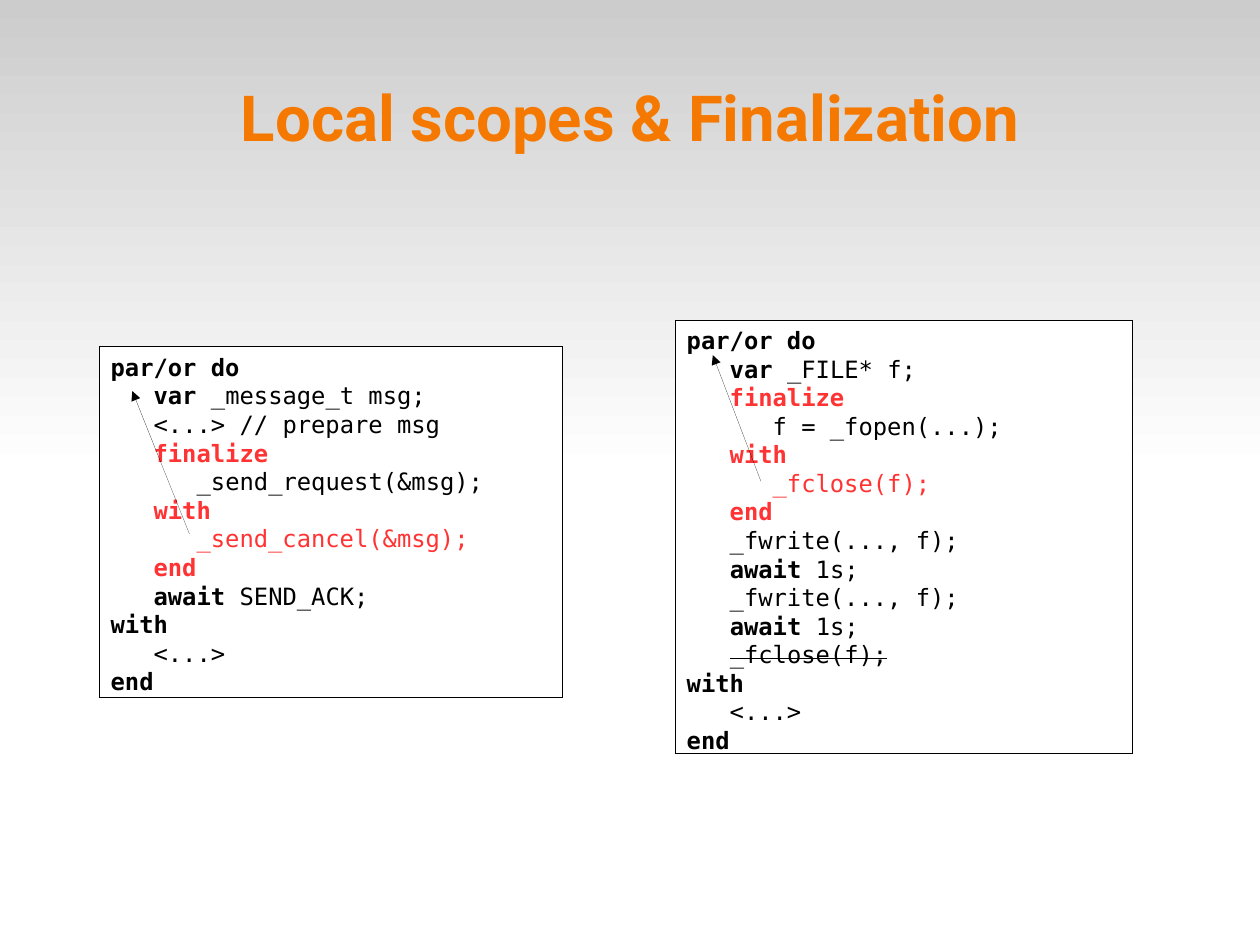
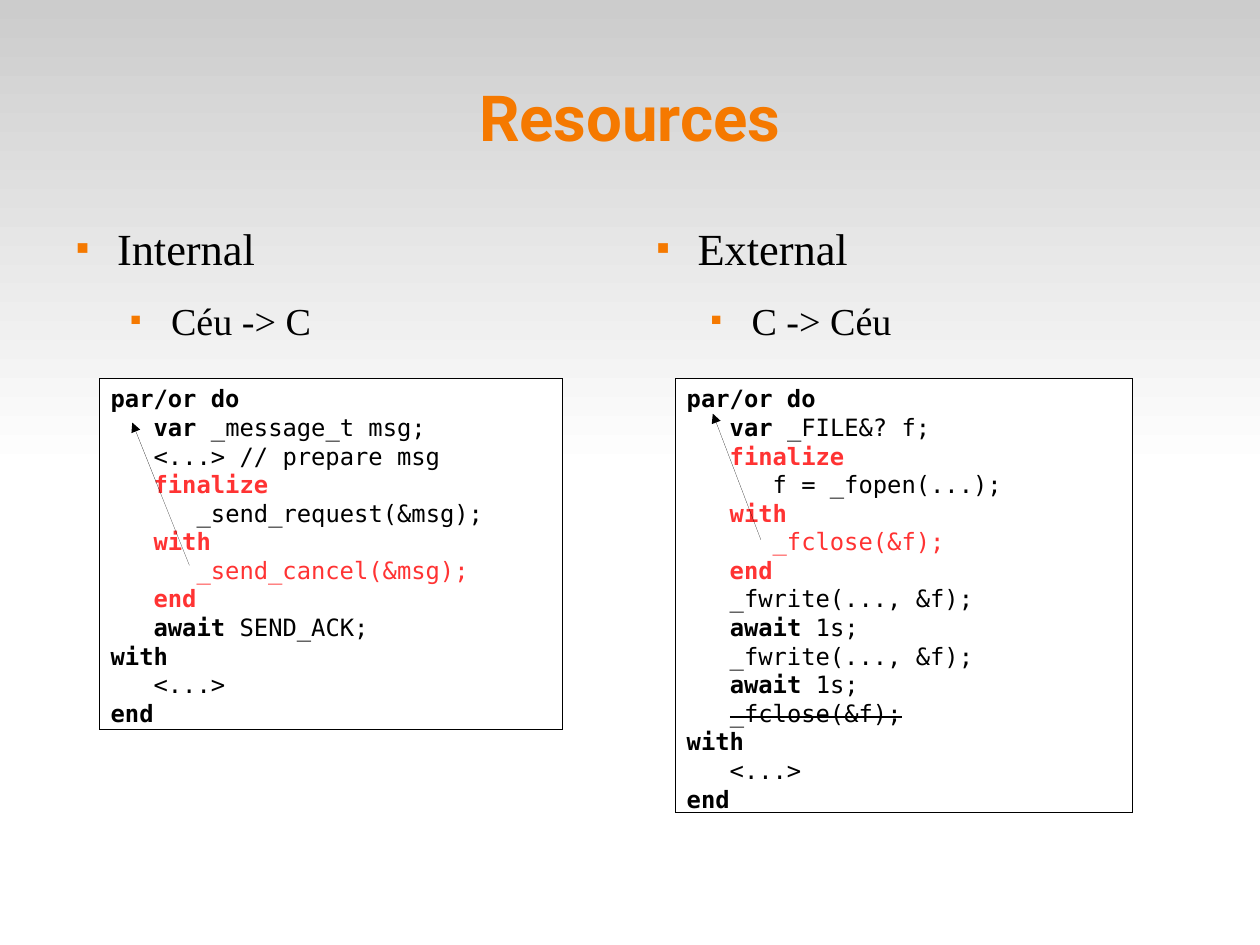
Before and after one commit to fsantanna-no/ceu-docs, a slide deck: slide 42 of ceu_wgld.odp (slide 41 before the commit). Drawn at 1260x945 pixels with LibreOffice and Linux fonts; fonts in the diff are those of the drawing. Boxes give left, top, right and bottom in pixels: in the first picture for what was removed or moved away, otherwise in the second. Text is boxed around its words. In the diff, an @@ line names an element or a change of style, - is before the commit and + after.

```diff
--- a/ceu_wgld.odp
+++ b/ceu_wgld.odp
@@ title at [479, 96, 780, 142]: text changed @@
-Local scopes & Finalization
+Resources
@@ text added at [117, 234, 311, 336], 28 pt, text #000000 @@
+■ Internal
+  ■ Céu -> C
@@ text added at [698, 234, 891, 336], 28 pt, text #000000 @@
+■ External
+  ■ C -> Céu
@@ rectangle "par/or do": place and size @@
-rectangle "par/or do" at [99, 348, 563, 699]
+rectangle "par/or do" at [99, 378, 563, 729]
@@ rectangle "par/or do": place and size @@
-rectangle "par/or do" at [676, 320, 1133, 753]
+rectangle "par/or do" at [676, 378, 1133, 812]
@@ arrow moved from (761, 481) - (713, 356) to (761, 540) - (713, 414) @@
@@ text in rectangle at [730, 418, 931, 442]: text changed @@
-var _FILE* f;
+var _FILE&? f;
@@ arrow moved from (190, 534) - (133, 391) to (190, 566) - (133, 423) @@
@@ text in rectangle at [773, 531, 945, 556]: text changed @@
-_fclose(f);
+_fclose(&f);
@@ text in rectangle at [730, 589, 973, 613]: text changed @@
-_fwrite(..., f);
+_fwrite(..., &f);
@@ text in rectangle at [730, 647, 973, 671]: text changed @@
-_fwrite(..., f);
+_fwrite(..., &f);
@@ text in rectangle at [730, 703, 902, 728]: text changed @@
-_fclose(f);
+_fclose(&f);
```
Also in this commit, not shown: 2 other slides changed, 4 slides added, 1 slide removed, 17 other files.
